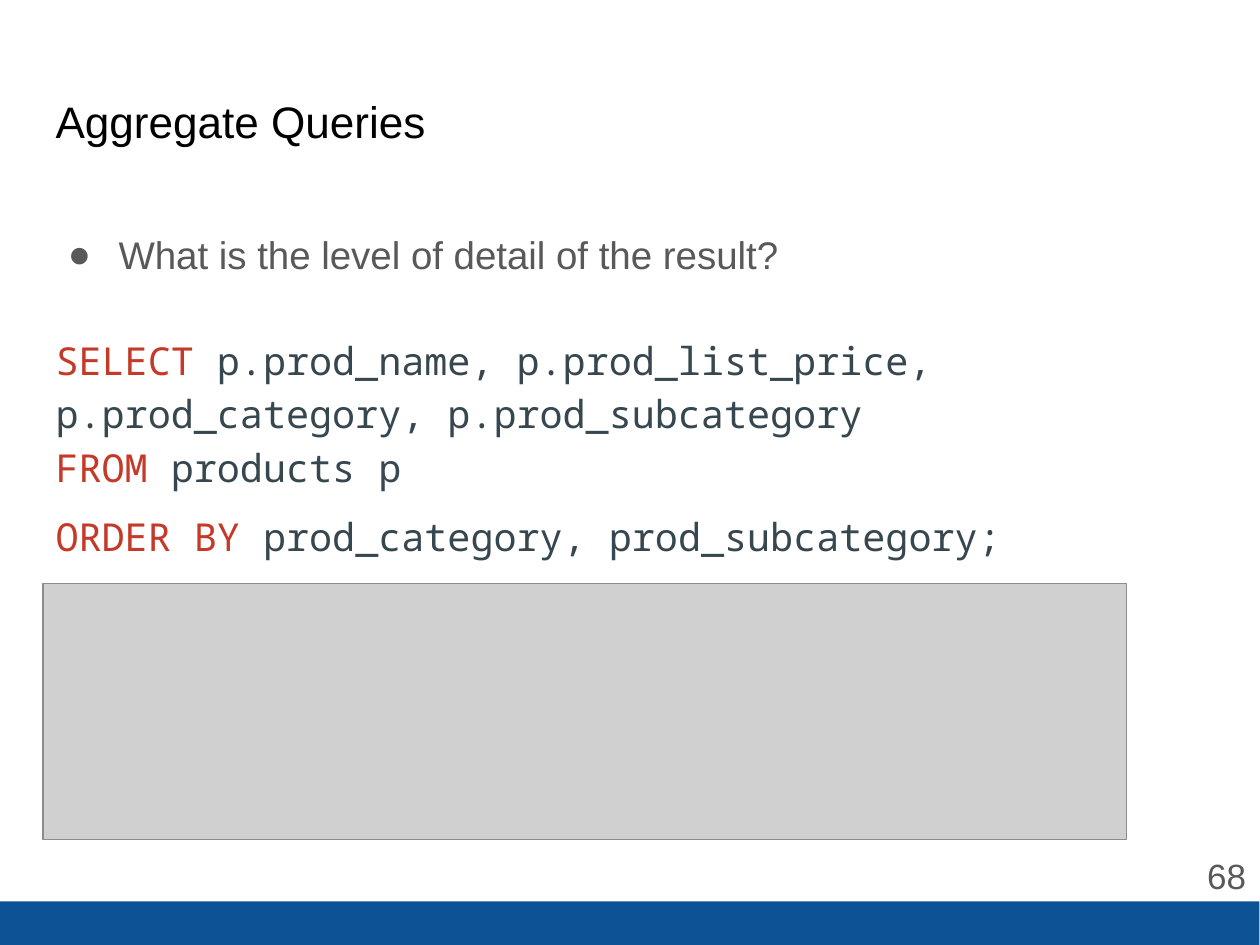
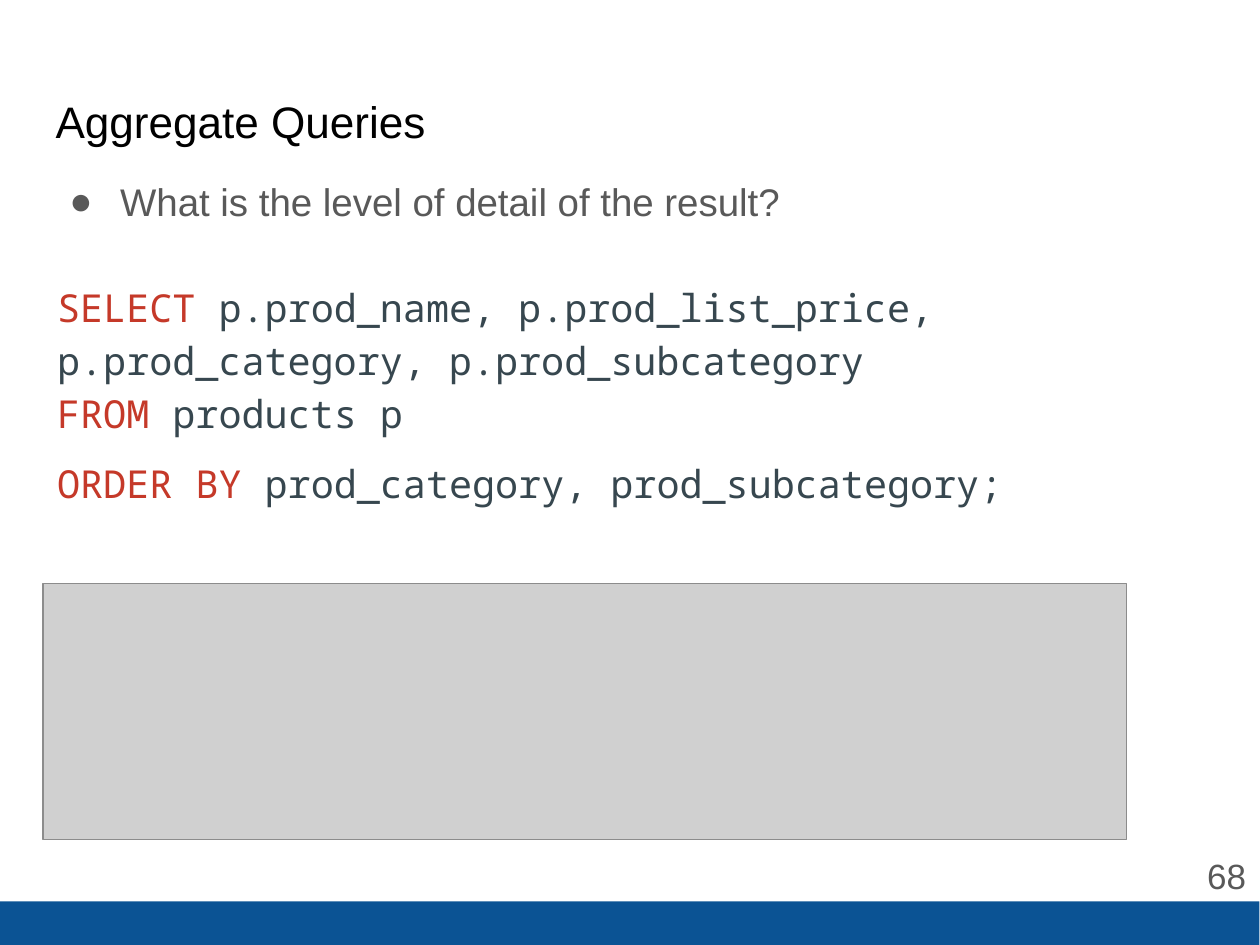
Before and after one commit to eamonnk/wwd_9910_thurs, a slide deck: slide 68 of content/[WWD] Lecture 4 - Intro SQL.pptx. Drawn at 1260x945 pixels with LibreOffice and Linux fonts; fonts in the diff are those of the drawing; grey boxes stand for pictures. Boxes give left, top, right and bottom in pixels: in the first picture for what was removed or moved away, otherwise in the second. Text is boxed around its words. In the diff, an @@ line names an element or a change of style, - is before the commit and + after.

```diff
--- a/content/[WWD] Lecture 4 - Intro SQL.pptx
+++ b/content/[WWD] Lecture 4 - Intro SQL.pptx
@@ text "What is the level of ...": place and size @@
-text "What is the level of ..." at (56,241,1001,561)
+text "What is the level of ..." at (57,188,1002,508)
```
Also in this commit, not shown: 9 other slides changed, 28 other files.
